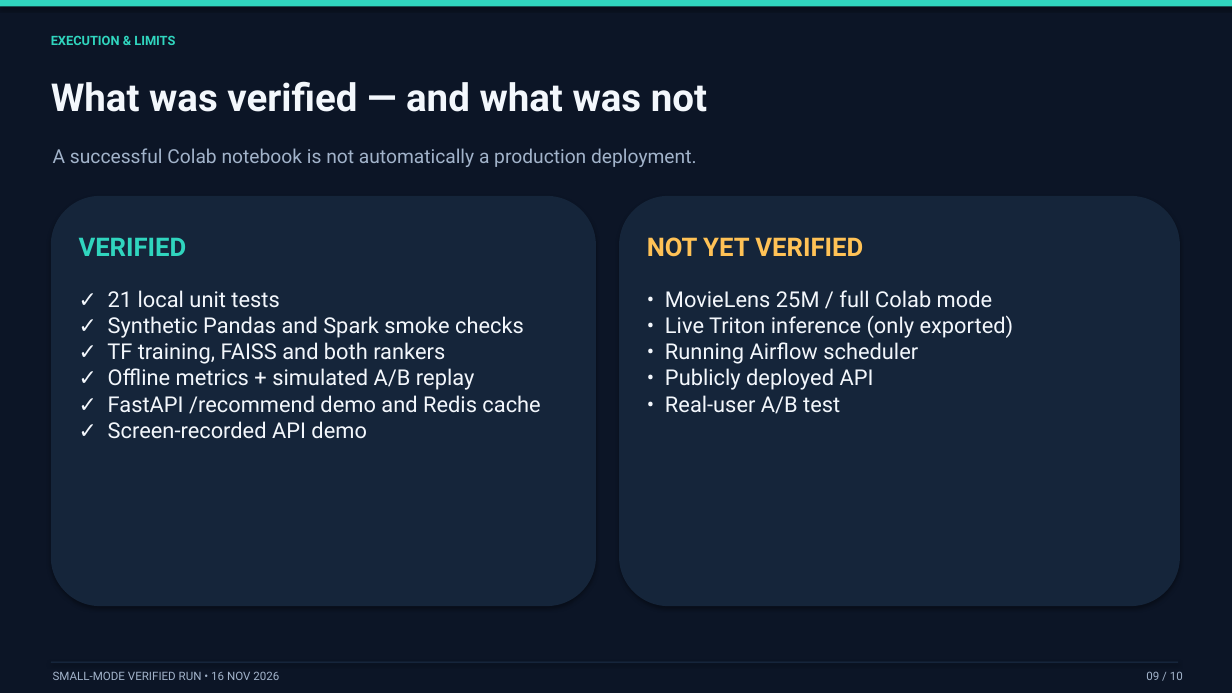
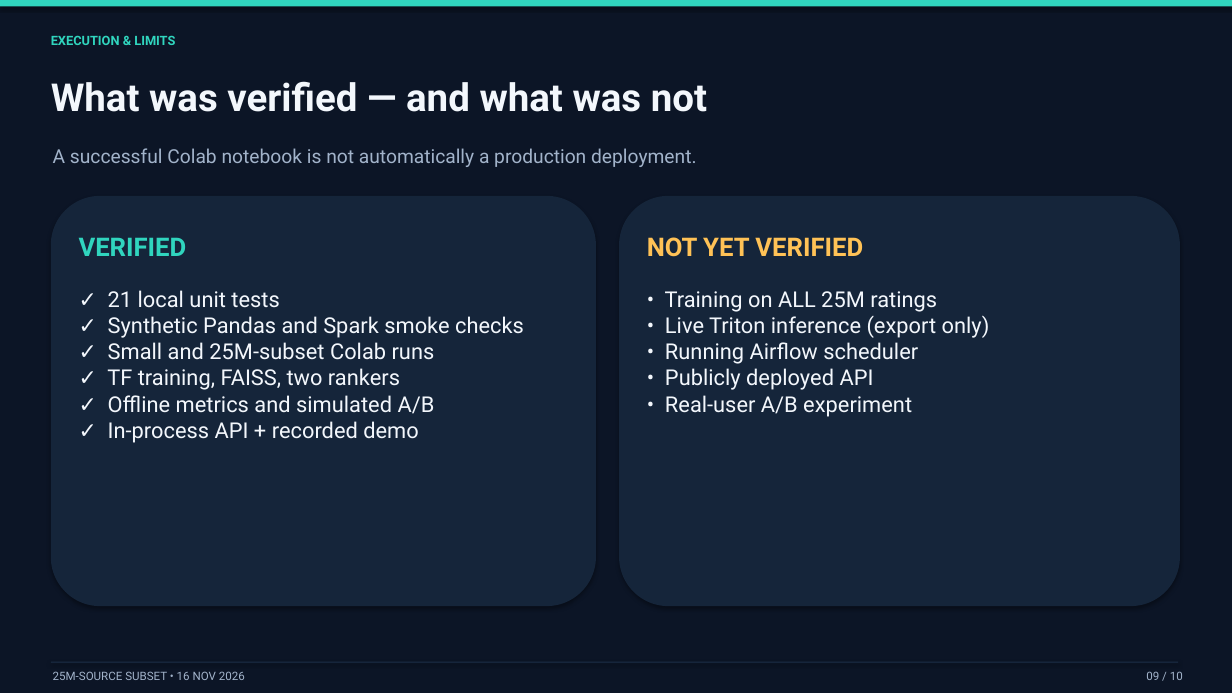
Before and after one commit to HarleetKaur/recsys-engine, a slide deck: slide 9 of docs/Recommendation_Engine_10min.pptx. Drawn at 1232x693 pixels with LibreOffice and Linux fonts; fonts in the diff are those of the drawing. Boxes give left, top, right and bottom in pixels: in the first picture for what was removed or moved away, otherwise in the second. Text is boxed around its words. In the diff, an @@ line names an element or a change of style, - is before the commit and + after.

Commit message:
Add MovieLens 25M subset results and final documentation

```diff
--- a/docs/Recommendation_Engine_10min.pptx
+++ b/docs/Recommendation_Engine_10min.pptx
@@ text at [107,290,524,443]: text changed @@
-✓ 21 local unit tests
-✓ Synthetic Pandas and Spark smoke checks
-✓ TF training, FAISS and both rankers
-✓ Offline metrics + simulated A/B replay
-✓ FastAPI /recommend demo and Redis cache
-✓ Screen-recorded API demo
+✓ 21 local unit tests
+✓ Synthetic Pandas and Spark smoke checks
+✓ Small and 25M-subset Colab runs
+✓ TF training, FAISS, two rankers
+✓ Offline metrics and simulated A/B
+✓ In-process API + recorded demo
@@ text at [665,291,990,417]: text changed @@
-• MovieLens 25M / full Colab mode
-• Live Triton inference (only exported)
-• Running Airflow scheduler
-• Publicly deployed API
-• Real-user A/B test
+• Training on ALL 25M ratings
+• Live Triton inference (export only)
+• Running Airflow scheduler
+• Publicly deployed API
+• Real-user A/B experiment
@@ text at [53,671,245,680]: text changed @@
-SMALL-MODE VERIFIED RUN • 16 NOV 2026
+25M-SOURCE SUBSET • 16 NOV 2026
```
Also in this commit, not shown: 9 other slides changed, 14 other files.
